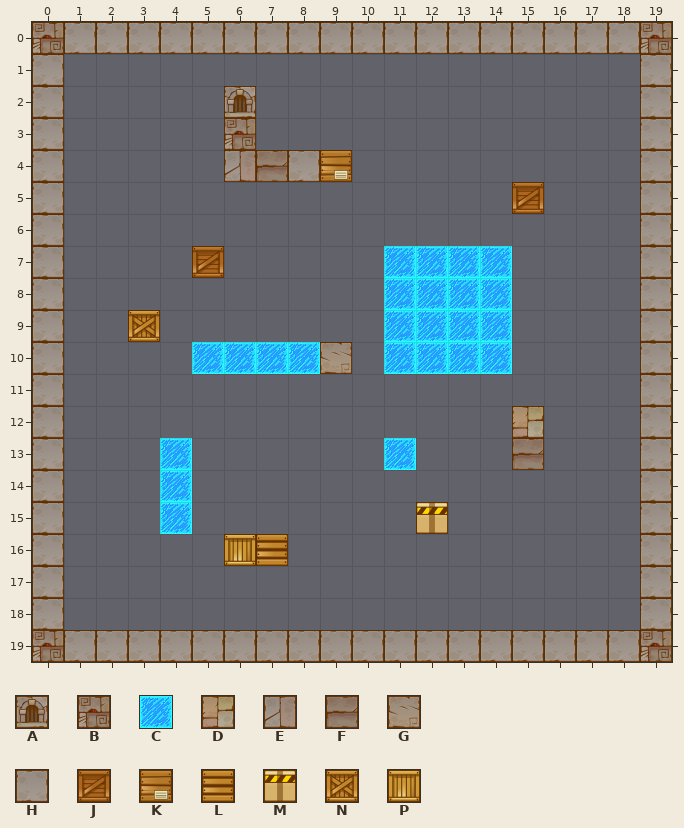
A Tiled map gets an edit: res/world/level1.tmx. The picture above was drawn from the file before the commit.
Cells are 32x32 px. Shown: x 0..19, y 0..19.
Key: from "tiles2": A 0, B 1, C 3, D 9, E 14, F 15, G 16, H 21, J 22, K 23, L 28, M 29, N 35, P 42.
_ is an empty cell.
Layer "blocked" before, first column x 0:
 0 BHHHHHHHHHHHHHHHHHHB
 1 H__________________H
 2 H_____A____________H
 3 H_____B____________H
 4 H_____EFH__________H
 5 H__________________H
 6 H__________________H
 7 H__________________H
 8 H__________________H
 9 H__________________H
10 H________G_________H
11 H__________________H
12 H______________D___H
13 H______________F___H
14 H__________________H
15 H__________________H
16 H__________________H
17 H__________________H
18 H__________________H
19 BHHHHHHHHHHHHHHHHHHB
Layer "movable" before, first column x 0:
 0 ____________________
 1 ____________________
 2 ____________________
 3 ____________________
 4 _________K__________
 5 _______________J____
 6 ____________________
 7 _____J______________
 8 ____________________
 9 ___N________________
10 ____________________
11 ____________________
12 ____________________
13 ____________________
14 ____________________
15 ____________M_______
16 ______PL____________
17 ____________________
18 ____________________
19 ____________________
Layer "sliding" before, first column x 0:
 0 ____________________
 1 ____________________
 2 ____________________
 3 ____________________
 4 ____________________
 5 ____________________
 6 ____________________
 7 ___________CCCC_____
 8 ___________CCCC_____
 9 ___________CCCC_____
10 _____CCCC__CCCC_____
11 ____________________
12 ____________________
13 ____C______C________
14 ____C_______________
15 ____C_______________
16 ____________________
17 ____________________
18 ____________________
19 ____________________
After the commit:
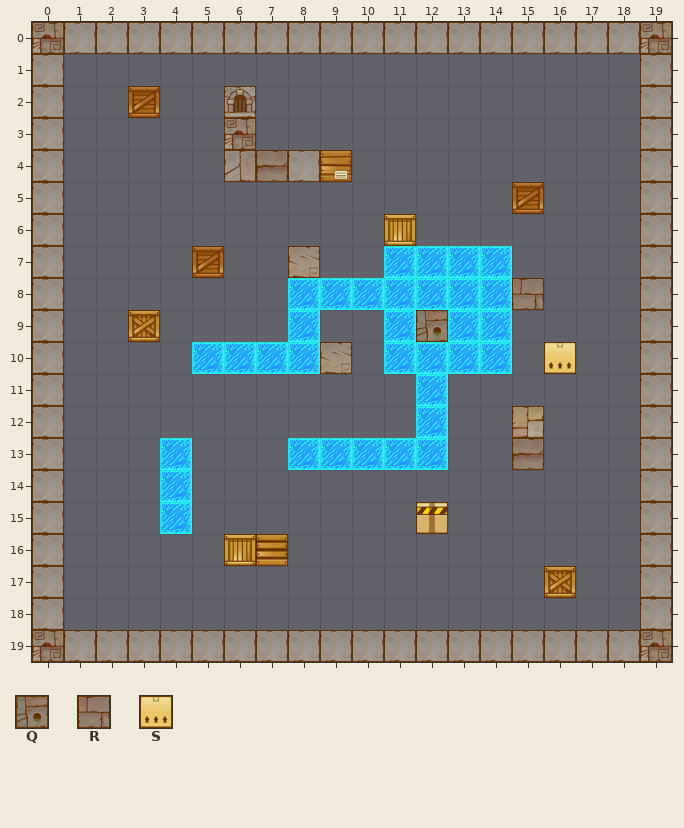
Further tiles: from "tiles2": Q 7, R 8, S 37.
Difference:
Layer "blocked":
y 7: x 8 _ -> G
y 8: x 15 _ -> R
y 9: x 12 _ -> Q
Layer "movable":
y 2: x 3 _ -> J
y 6: x 11 _ -> P
y 10: x 16 _ -> S
y 17: x 16 _ -> N
Layer "sliding":
y 8: x 8..10 ___ -> CCC
y 9: x 8 _ -> C; x 12 C -> _
y 11..12: x 12 _ -> C
y 13: x 8..10 ___ -> CCC; x 12 _ -> C
